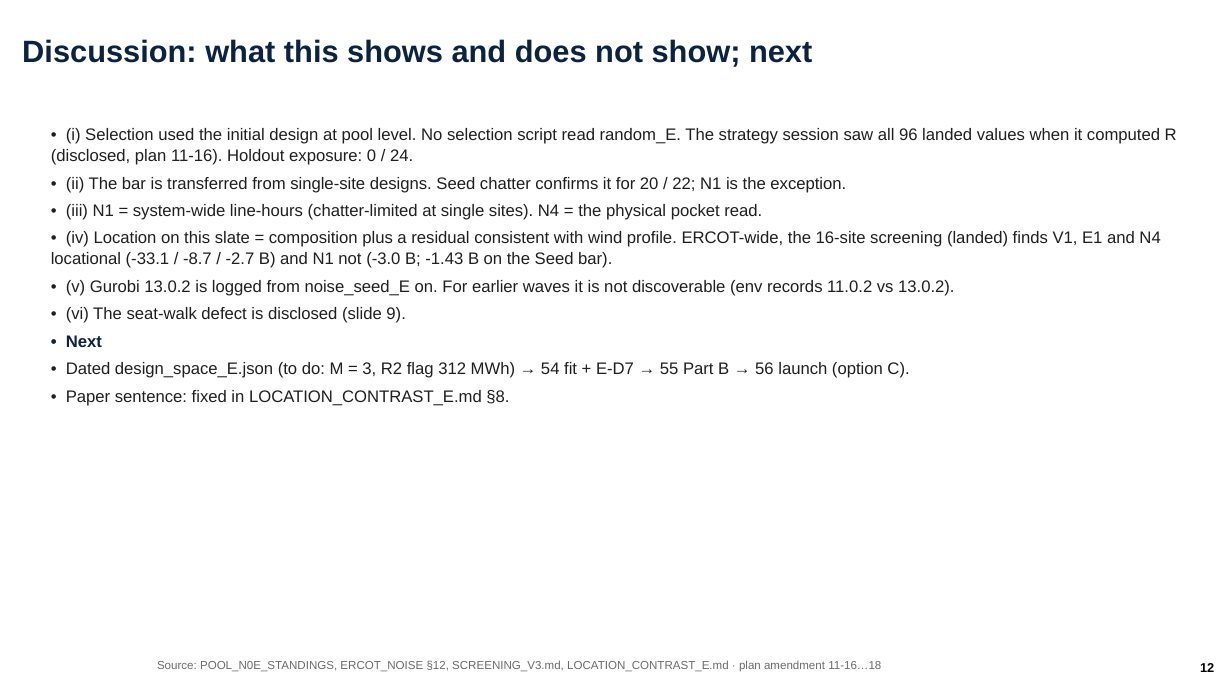
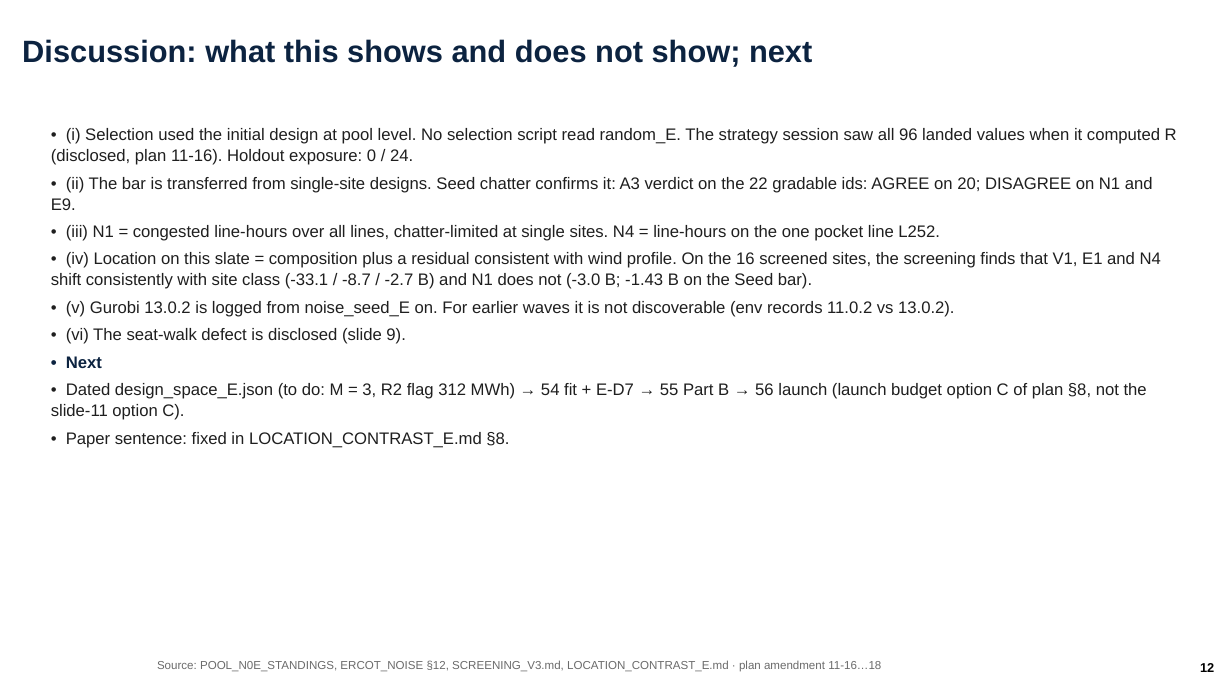
Before and after one commit to ylu283/RTS-GMLC, a slide deck: slide 12 of trial_0826/ercot/analysis/pi_objectives/ercot_objectives.pptx. Drawn at 1232x693 pixels with LibreOffice and Linux fonts; fonts in the diff are those of the drawing; background and template pictures are left out. Boxes give left, top, right and bottom in pixels: in the first picture for what was removed or moved away, otherwise in the second. Text is boxed around its words. In the diff, an @@ line names an element or a change of style, - is before the commit and + after.

Commit message:
deck(64) review round: B1–B8 + S1–S12 from three reviews — ruler names (median / 11-16 median), titles name N4 (A′ = disclosed post-hoc PI override), site-class wording, one A3 sentence, 5x5 rho matrix, rebuilt screening chart, sub/superscripts, engineering units, frozen external snippets; 214 assertions; validator PASSED; render-checked

```diff
--- a/trial_0826/ercot/analysis/pi_objectives/ercot_objectives.pptx
+++ b/trial_0826/ercot/analysis/pi_objectives/ercot_objectives.pptx
@@ text at (51, 177, 1161, 289): text changed @@
-• (ii) The bar is transferred from single-site designs. Seed chatter confirms it for 20 / 22; N1 is the exception.
-• (iii) N1 = system-wide line-hours (chatter-limited at single sites). N4 = the physical pocket read.
-• (iv) Location on this slate = composition plus a residual consistent with wind profile. ERCOT-wide, the 16-site screening (landed) finds V1, E1 and N4 locational (-33.1 / -8.7 / -2.7 B) and N1 not (-3.0 B; -1.43 B on the Seed bar).
+• (ii) The bar is transferred from single-site designs. Seed chatter confirms it: A3 verdict on the 22 gradable ids: AGREE on 20; DISAGREE on N1 and E9.
+• (iii) N1 = congested line-hours over all lines, chatter-limited at single sites. N4 = line-hours on the one pocket line L252.
+• (iv) Location on this slate = composition plus a residual consistent with wind profile. On the 16 screened sites, the screening finds that V1, E1 and N4 shift consistently with site class (-33.1 / -8.7 / -2.7 B) and N1 does not (-3.0 B; -1.43 B on the Seed bar).
@@ text at (51, 383, 1147, 420): text changed @@
-• Dated design_space_E.json (to do: M = 3, R2 flag 312 MWh) → 54 fit + E-D7 → 55 Part B → 56 launch (option C).
+• Dated design_space_E.json (to do: M = 3, R2 flag 312 MWh) → 54 fit + E-D7 → 55 Part B → 56 launch (launch budget option C of plan §8, not the slide-11 option C).
```
Also in this commit, not shown: 17 other slides changed, 14 other files.
